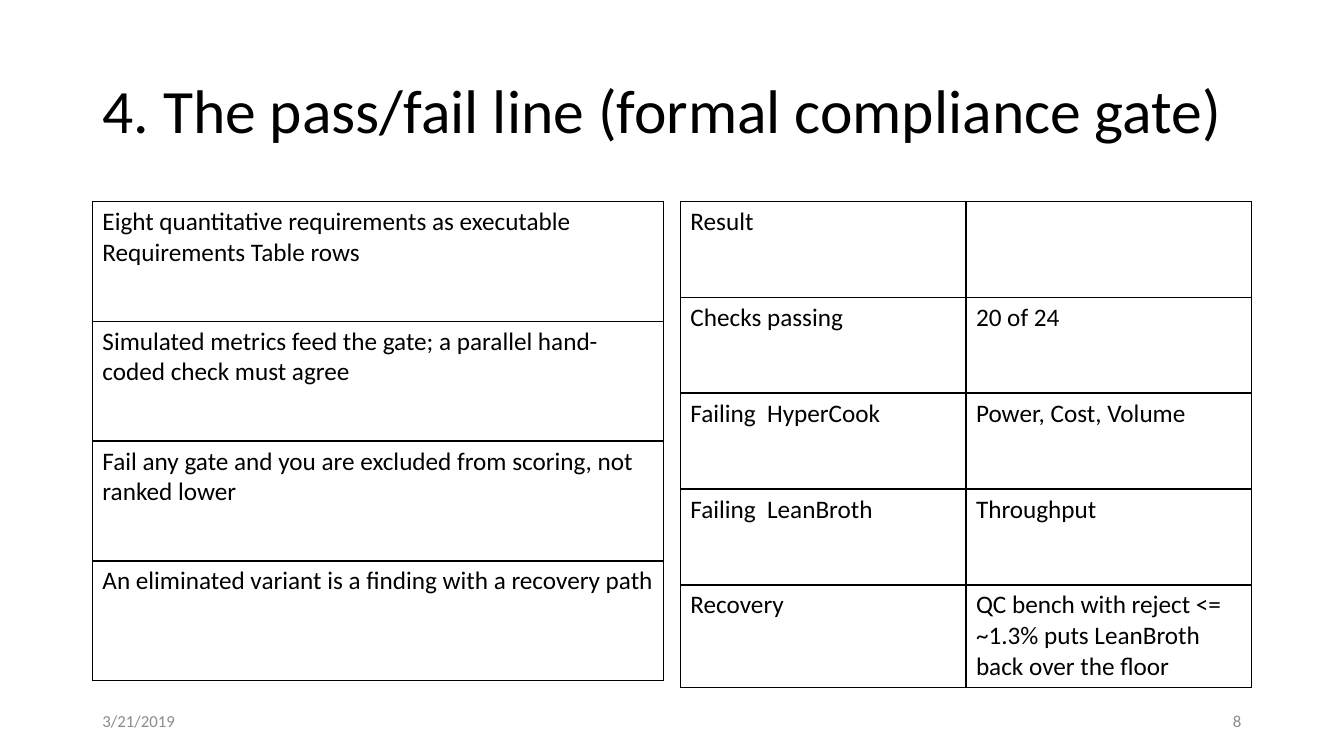
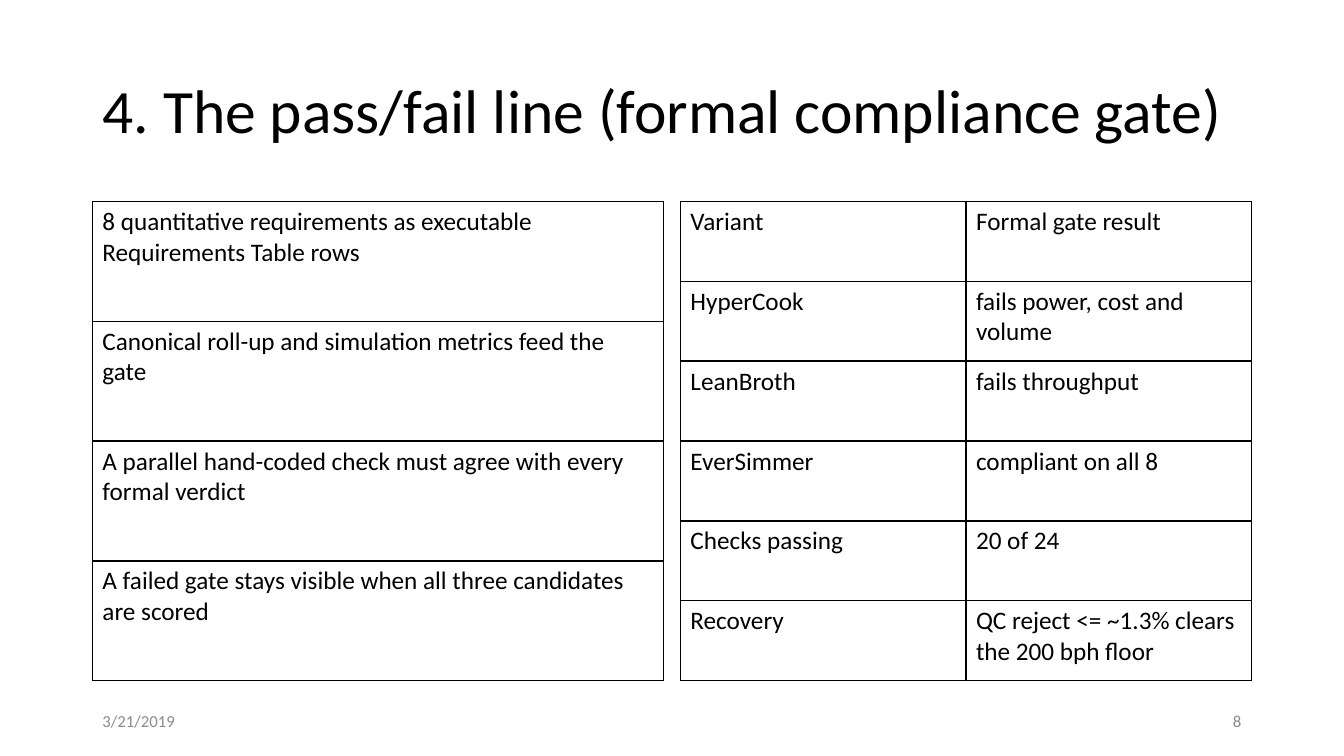
Before and after one commit to mathworks/system-composer-rflp-reference-example, a slide deck: slide 8 of docs/deliverables/GalacticSoupTradeDeck.pptx. Drawn at 1344x756 pixels with LibreOffice and Linux fonts; fonts in the diff are those of the drawing. Boxes give left, top, right and bottom in pixels: in the first picture for what was removed or moved away, otherwise in the second. Text is boxed around its words. In the diff, an @@ line names an element or a change of style, - is before the commit and + after.

Commit message:
Derive published trade results from canonical data

```diff
--- a/docs/deliverables/GalacticSoupTradeDeck.pptx
+++ b/docs/deliverables/GalacticSoupTradeDeck.pptx
@@ table at (93,202,664,682) @@
-row 1, column 1: Eight quantitative requirements as executable Requirements Table rows
+row 1, column 1: 8 quantitative requirements as executable Requirements Table rows
-row 2, column 1: Simulated metrics feed the gate; a parallel hand-coded check must agree
+row 2, column 1: Canonical roll-up and simulation metrics feed the gate
-row 3, column 1: Fail any gate and you are excluded from scoring, not ranked lower
+row 3, column 1: A parallel hand-coded check must agree with every formal verdict
-row 4, column 1: An eliminated variant is a finding with a recovery path
+row 4, column 1: A failed gate stays visible when all three candidates are scored
@@ table at (681,202,1251,682) @@
-row 1: Result | 
+row 1: Variant | Formal gate result
+row 2: HyperCook | fails power, cost and volume
+row 3: LeanBroth | fails throughput
+row 4: EverSimmer | compliant on all 8
-row 3: Failing HyperCook | Power, Cost, Volume
-row 4: Failing LeanBroth | Throughput
-row 5: Recovery | QC bench with reject <= ~1.3% puts LeanBroth back over the floor
+row 6: Recovery | QC reject <= ~1.3% clears the 200 bph floor
```
Also in this commit, not shown: 5 other slides changed, 13 other files.
